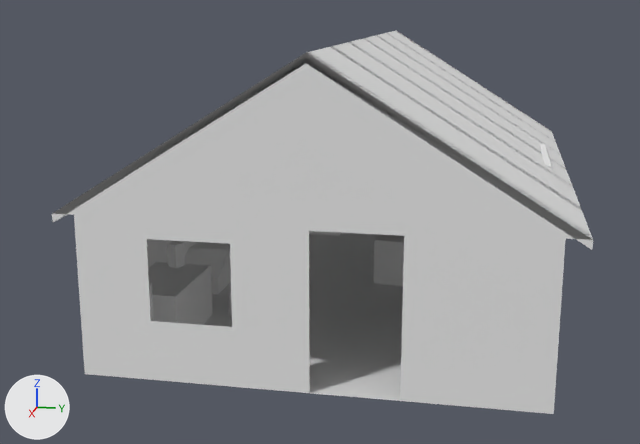
Renders of the OBJ model G53GRA-Coursework/Code/Data/Models/Map.obj from each side of a commit.
Rendered twice from a camera (50 mm lens) standing at (12.15, 1.82, 3.95) and looking at (0.32, -0.55, 0.99). Every picture has the same lights, and +X, +Y and +Z are marked at lower left. Where no turn or scale is listed for an object, it has been applied to the vertices.

Objects in the first picture: 'Cube.012_Cube.001', 'Cube.013_Cube.002', 'Cube.015_Cube.004', 'Floor_Plane.034', 'Roof-beams_Cube.008', 'Roof-front_Plane.002', 'Roof-right_Plane.004', 'Walls_Cube.033'.
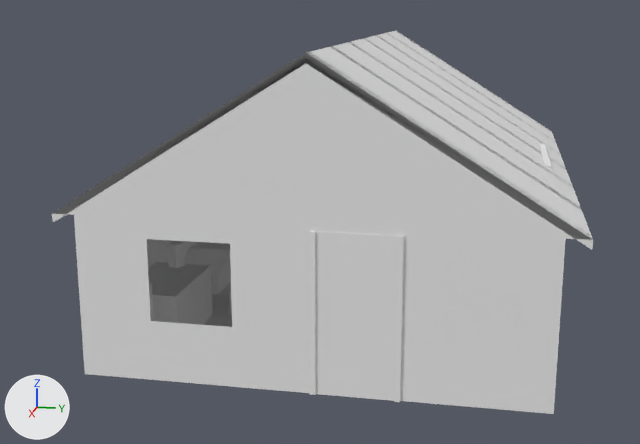
What the commit changed:
Mesh me_cube_cube_019 is new.
It has 98 vertices, 192 faces and spans x 3.72..3.78, y 0.91..0.97, z 0.0..1.75.
It uses material mat_material_wood_boards_dark (white #e7e7e7).
Mesh me_cube_023_cube_024 is new.
It has 29 vertices, 54 faces and spans x 3.74..3.76, y 0.09..0.91, z 0.0..1.75.
It uses material mat_material_wood_boards_dark (white #e7e7e7).
Mesh me_cube_001_cube_020 is new.
It has 98 vertices, 192 faces and spans x 3.72..3.78, y 0.03..0.09, z 0.0..1.75.
It uses material mat_material_wood_boards_dark (white #e7e7e7).
Object 'Cube_Cube.019' (ob_cube_cube_019) is new; it shows me_cube_cube_019.
Its location is (0.0, 0.0, 0.0).
Object 'Cube.023_Cube.024' (ob_cube_023_cube_024) is new; it shows me_cube_023_cube_024.
Its location is (0.0, 0.0, 0.0).
Object 'Cube.001_Cube.020' (ob_cube_001_cube_020) is new; it shows me_cube_001_cube_020.
Its location is (0.0, 0.0, 0.0).

Location of each change, (x1, y1, x2, y2) in pixels of the pictures (640 x 444 px):
'Cube.023_Cube.024', added
    after: (316, 231, 398, 401)
'Cube.001_Cube.020', added
    after: (309, 231, 316, 395)
'Cube_Cube.019', added
    after: (394, 235, 404, 402)
'Floor_Plane.034', unchanged, covered by the edit
    before: (203, 233, 403, 401)
    after: (203, 282, 232, 327)
'Cube.013_Cube.002', unchanged, covered by the edit
    before: (374, 235, 404, 286)
